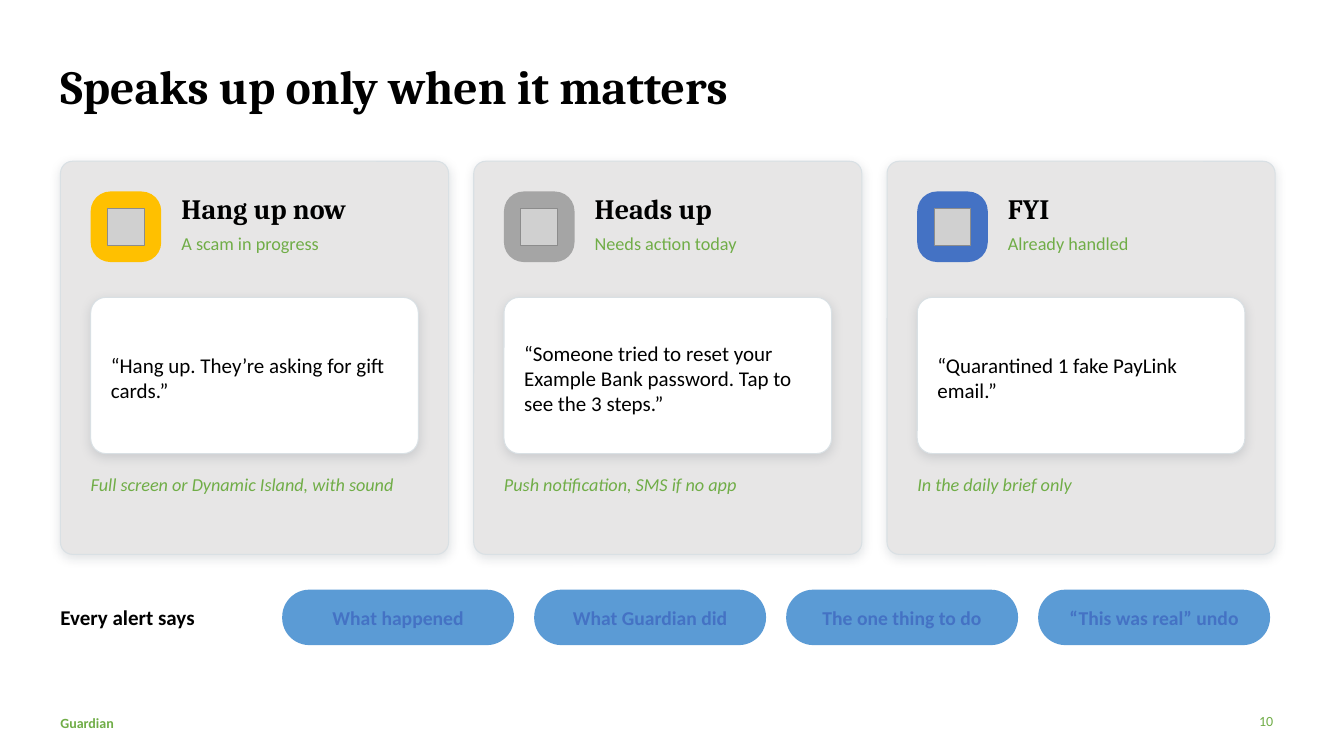
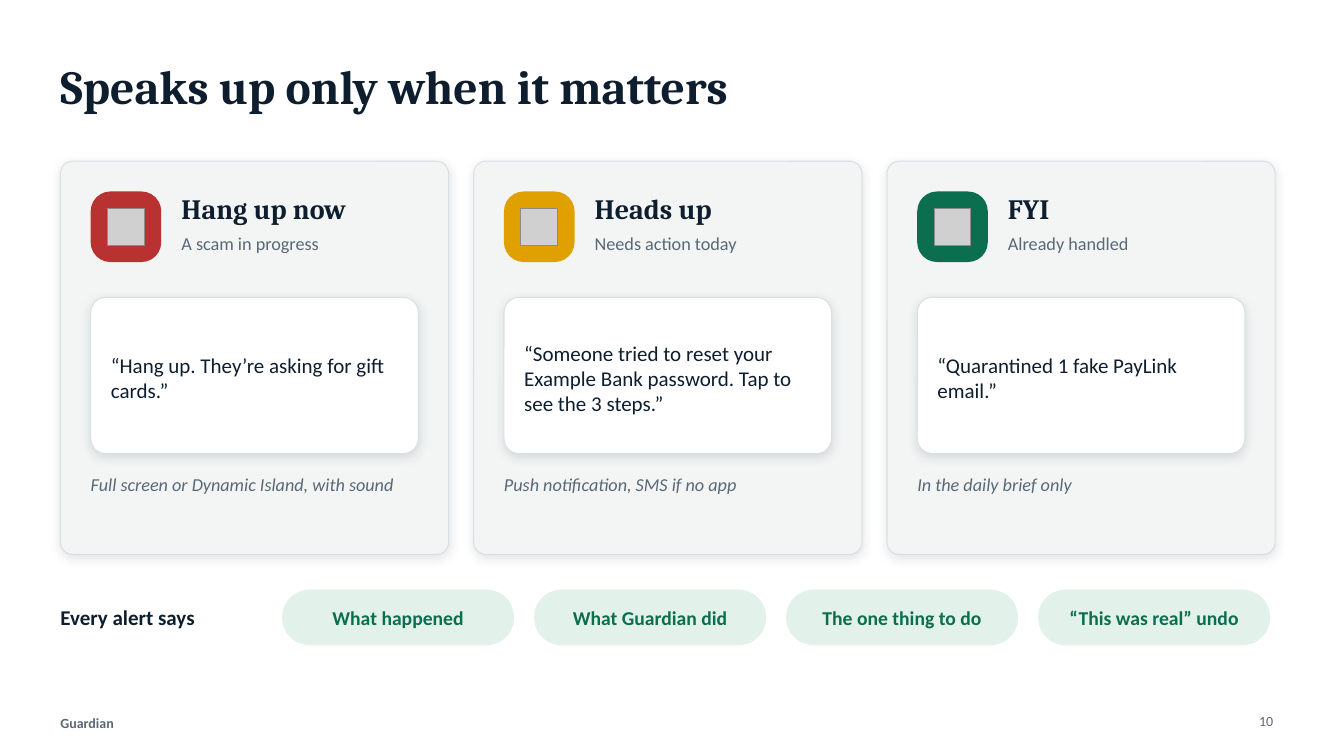
Before and after one commit to aravindramesh2806/Guardian, a slide deck: slide 10 of presentation/Guardian.pptx. Drawn at 1344x756 pixels with LibreOffice and Linux fonts; fonts in the diff are those of the drawing; grey boxes stand for pictures. Boxes give left, top, right and bottom in pixels: in the first picture for what was removed or moved away, otherwise in the second. Text is boxed around its words. In the diff, an @@ line names an element or a change of style, - is before the commit and + after.

```diff
--- a/presentation/Guardian.pptx
+++ b/presentation/Guardian.pptx
@@ fill #E7E6E6 to #F2F5F4 in 3 elements at (60,161,449,555), (474,161,862,555), (887,161,1275,555) @@
@@ rounded rectangle at (91,192,161,262): fill #FFC000 to #B83232 @@
@@ rounded rectangle at (504,192,575,262): fill #A5A5A5 to #E0A100 @@
@@ rounded rectangle at (918,192,988,262): fill #4472C4 to #0B6E4F @@
@@ text colour #000000 to #0F1E2E in 8 elements at (60,71,727,114), (181,200,346,225), (111,358,384,398), (595,199,712,225), (524,346,791,415), (1008,200,1049,219), (937,358,1177,398), (60,610,195,629) @@
@@ fill #5B9BD5 to #E3F1EB in 4 elements at (282,590,514,645), (534,590,766,645), (786,590,1018,645), (1038,590,1270,645) @@
@@ text added at (332,611,464,628), 14 pt, text #0B6E4F, bold @@
+What happened
@@ text added at (573,611,727,625), 14 pt, text #0B6E4F, bold @@
+What Guardian did
@@ text added at (822,611,981,629), 14 pt, text #0B6E4F, bold @@
+The one thing to do
@@ text added at (1069,610,1238,625), 14 pt, text #0B6E4F, bold @@
+“This was real” undo
@@ text colour #70AD47 to #5A6875 in 8 elements at (181,237,319,253), (91,478,393,494), (595,237,737,253), (504,478,736,494), (1008,237,1128,253), (917,478,1072,494), (1259,717,1273,726), (60,718,113,728) @@
```
Also in this commit, not shown: 11 other slides changed, 1 other file.
